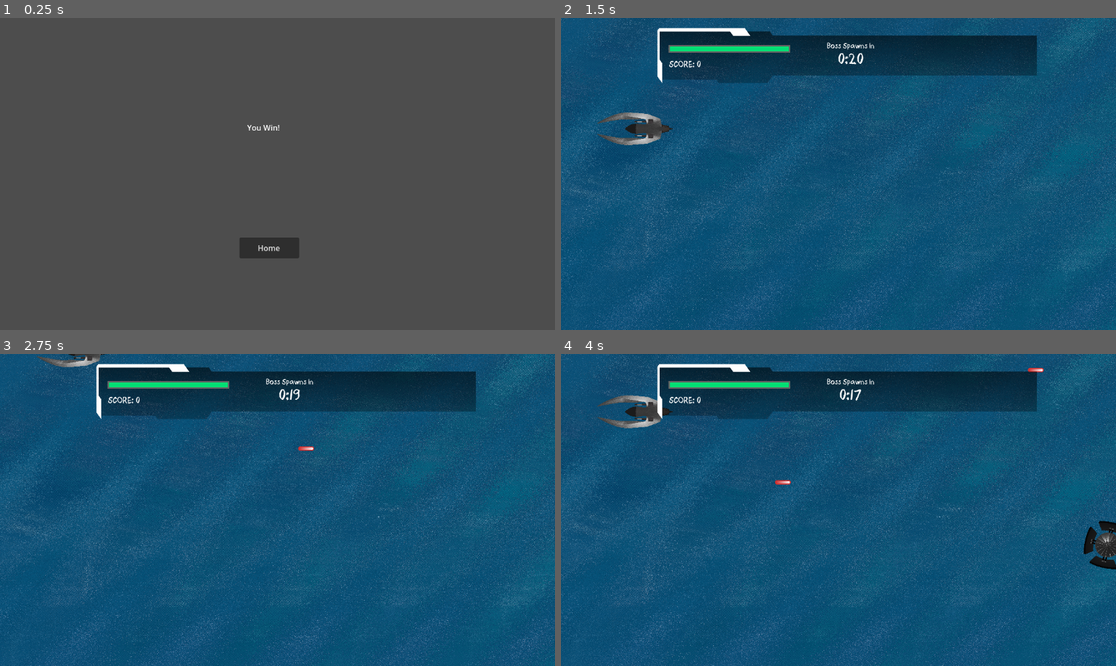
Above: before the commit, frames 1-4 (two rows, left to right).
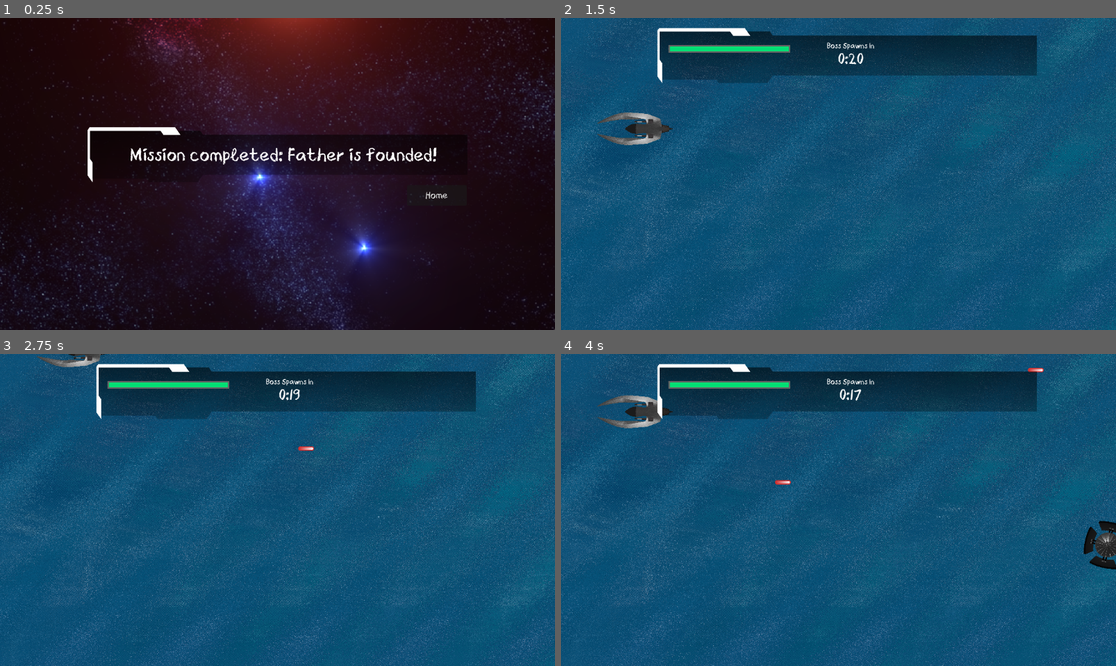
Above: after the commit, the same moments.

Repository: Winnie-Udel/father-where-are-you
Game: Godot game, scene res://scenes/win.tscn
The game is run twice, just before and just after one commit, with the same random seed, the same clock (stepped at 60 frames per second) and the same inputs. This scene is started directly instead of the project's main scene. Video files are missing from this copy of the repository; at most half a second of black plays in their place.
Inputs:
- Up to frame 1 (0.25 s): no input
- Up to frame 2 (1.5 s): click "Home" at 0.5 s; click "Ready" at 1.25 s
- Up to frame 3 (2.75 s): hold Up (move_up) from 2.03 s (still down); tap Space (attack) at 2.1 s
- Up to frame 4 (4 s): release Up (move_up) at 2.78 s; hold Down (move_down) 2.78-3.53 s; tap Space (attack) at 2.85, 3.6 s; hold Up (move_up) from 3.53 s (still down)

The runs differ from the first frame. In frame 1, 99% of the frame differs, in the area x 0-100%, y 0-100%; in frame 2, less than 0.1%; in frame 3, less than 0.1%; in frame 4, less than 0.1%.

Commit message:
Refined win screen

Diff:
--- a/scenes/defeated.tscn
+++ b/scenes/defeated.tscn
@@ -49,10 +49,10 @@
 anchor_top = 0.5
 anchor_right = 0.5
 anchor_bottom = 0.5
-offset_left = -180.0
-offset_top = 23.0
-offset_right = 180.0
-offset_bottom = 77.0
+offset_left = 7.0
+offset_top = 10.0
+offset_right = 367.0
+offset_bottom = 64.0
 grow_horizontal = 2
 grow_vertical = 2
 theme_override_fonts/font = ExtResource("2_i30t3")
@@ -66,10 +66,10 @@
 anchor_top = 0.5
 anchor_right = 0.5
 anchor_bottom = 0.5
-offset_left = -78.0
-offset_top = 108.0
-offset_right = 78.0
-offset_bottom = 160.0
+offset_left = 212.0
+offset_top = 94.0
+offset_right = 368.0
+offset_bottom = 146.0
 grow_horizontal = 2
 grow_vertical = 2
 size_flags_horizontal = 4
--- a/scenes/win.tscn
+++ b/scenes/win.tscn
@@ -1,22 +1,63 @@
-[gd_scene load_steps=2 format=3 uid="uid://cm502ies2id2g"]
+[gd_scene load_steps=7 format=3 uid="uid://cm502ies2id2g"]
 
 [ext_resource type="Script" path="res://scripts/win.gd" id="1_vdu3l"]
+[ext_resource type="Texture2D" uid="uid://cuuhimtiw0tn4" path="res://assets/futureui1.png" id="2_556vs"]
+[ext_resource type="Texture2D" uid="uid://bki7dd4jfrjbx" path="res://assets/outer_space.png" id="2_ghn5x"]
+[ext_resource type="FontFile" uid="uid://3gj20nwrx5pw" path="res://fonts/CrayonLibre.ttf" id="3_srvhc"]
+[ext_resource type="AudioStream" uid="uid://bnsl72tedse41" path="res://audio/sound effect/Menu Selection Click.wav" id="5_y4r17"]
+[ext_resource type="AudioStream" uid="uid://cifgsgkkmi6ie" path="res://audio/music/The Fallen MP3.mp3" id="6_iffeh"]
 
 [node name="Win" type="Node"]
 script = ExtResource("1_vdu3l")
 
+[node name="Background" type="Sprite2D" parent="."]
+texture_filter = 1
+position = Vector2(-52, 606)
+scale = Vector2(1.3, 1.3)
+texture = ExtResource("2_ghn5x")
+
+[node name="UI" type="NinePatchRect" parent="."]
+anchors_preset = 8
+anchor_left = 0.5
+anchor_top = 0.5
+anchor_right = 0.5
+anchor_bottom = 0.5
+offset_left = -394.0
+offset_top = -97.0
+offset_right = 394.0
+offset_bottom = 17.0
+grow_horizontal = 2
+grow_vertical = 2
+texture = ExtResource("2_556vs")
+region_rect = Rect2(4.40021, 2.00018, 2682.87, 276)
+
 [node name="Label" type="Label" parent="."]
-offset_left = 513.0
-offset_top = 216.0
-offset_right = 553.0
-offset_bottom = 239.0
-text = "You Win!"
+texture_filter = 1
+offset_left = 270.0
+offset_top = 261.0
+offset_right = 911.0
+offset_bottom = 305.0
+theme_override_fonts/font = ExtResource("3_srvhc")
+theme_override_font_sizes/font_size = 38
+text = "Mission completed: Father is founded!"
 
 [node name="Home" type="Button" parent="."]
-offset_left = 497.0
-offset_top = 456.0
-offset_right = 621.0
-offset_bottom = 499.0
+texture_filter = 1
+offset_left = 845.0
+offset_top = 347.0
+offset_right = 969.0
+offset_bottom = 390.0
+theme_override_fonts/font = ExtResource("3_srvhc")
+theme_override_font_sizes/font_size = 20
 text = "Home"
 
+[node name="Click" type="AudioStreamPlayer" parent="."]
+stream = ExtResource("5_y4r17")
+
+[node name="Music" type="AudioStreamPlayer" parent="."]
+stream = ExtResource("6_iffeh")
+volume_db = -5.0
+autoplay = true
+
+[connection signal="button_down" from="Home" to="." method="_on_home_button_down"]
 [connection signal="pressed" from="Home" to="." method="_on_home_pressed"]
--- a/scripts/HUB.gd
+++ b/scripts/HUB.gd
@@ -2,6 +2,10 @@
 
 @onready var score_display = $Score
 @onready var boss_timer_display = $BossSpawnTime
+
+func _ready():
+	# Scoring system is hidden as it would not be used for the ending
+	score_display.hide()
 
 func update_score(score):
 	score_display.text = "SCORE: " + str(score)
--- a/scripts/win.gd
+++ b/scripts/win.gd
@@ -1,4 +1,9 @@
 extends Node
+
+@onready var click = $Click
 
 func _on_home_pressed():
 	get_tree().change_scene_to_file("res://scenes/main_menu.tscn")
+
+func _on_home_button_down():
+	click.play()
Not shown, added: audio/music/The Fallen MP3.mp3.import
Not shown, changed: README.md
Not shown, added: audio/music/The Fallen MP3.mp3
